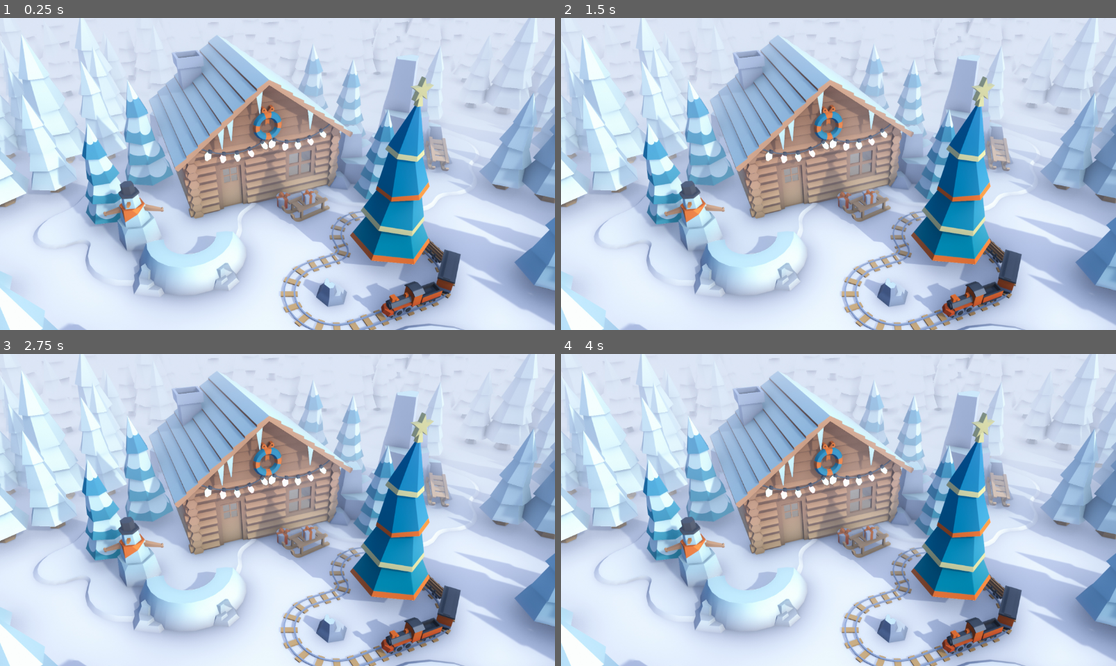
Above: before the commit, frames 1-4 (two rows, left to right).
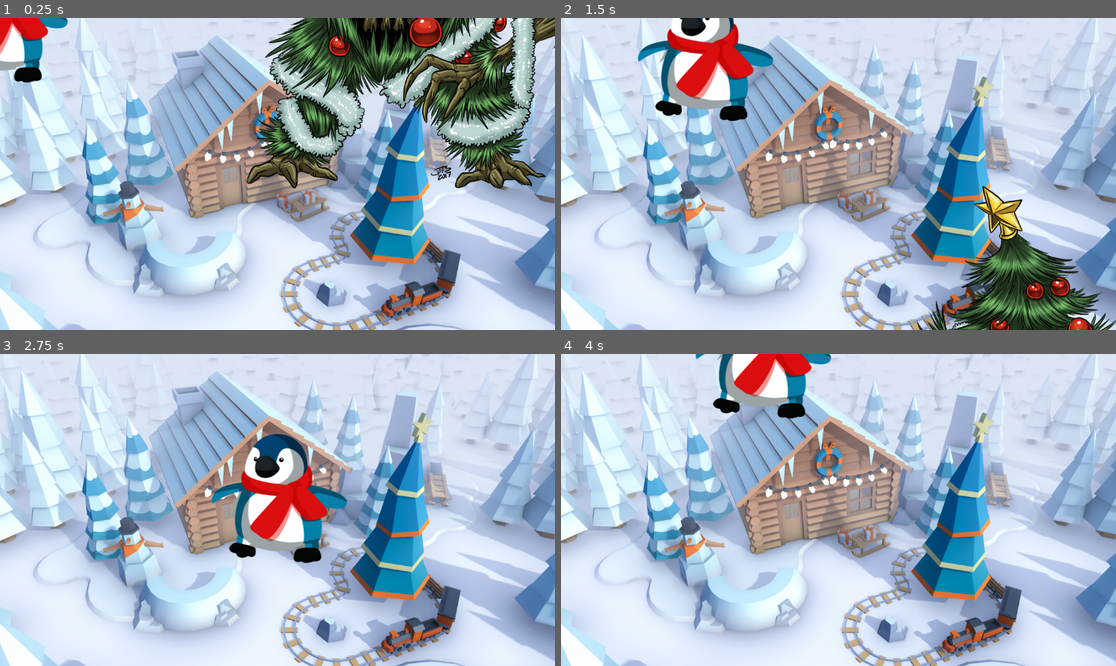
Above: after the commit, the same moments.

Repository: isalng/MIDTERFINAL
Game: Godot game, scene res://world.tscn
Two runs of this game, one before a commit and one after it. Both use one fixed random seed, a clock stepped at 60 frames per second and the inputs below. This scene is started directly instead of the project's main scene.
Inputs:
- Up to frame 1 (0.25 s): no input
- Up to frame 2 (1.5 s): hold D (move_right) 0.53-1.28 s; hold S (move_down) from 1.28 s (still down)
- Up to frame 3 (2.75 s): release S (move_down) at 2.03 s; hold D (move_right) from 2.03 s (still down)
- Up to frame 4 (4 s): release D (move_right) at 2.78 s; hold W (move_up) 2.78-3.53 s; hold A (move_left) from 3.53 s (still down)

The runs differ from the first frame. In frame 1, 21% of the frame differs, in the area x 0-100%, y 0-55%; in frame 2, 11%; in frame 3, 5.5%; in frame 4, 3.0%.

Commit message:
Enemy Scene complete

Diff:
--- /dev/null
+++ b/enemy.tscn
@@ -0,0 +1,15 @@
+[gd_scene load_steps=3 format=3 uid="uid://c137n0ytim001"]
+
+[ext_resource type="Texture2D" uid="uid://clwpo83yorvtm" path="res://assets/enemy.png" id="1_gogwo"]
+
+[sub_resource type="RectangleShape2D" id="RectangleShape2D_cdaku"]
+size = Vector2(792, 1034)
+
+[node name="Enemy" type="RigidBody2D"]
+
+[node name="Sprite2D" type="Sprite2D" parent="."]
+texture = ExtResource("1_gogwo")
+
+[node name="CollisionShape2D" type="CollisionShape2D" parent="."]
+position = Vector2(1, 9)
+shape = SubResource("RectangleShape2D_cdaku")
--- a/world.tscn
+++ b/world.tscn
@@ -1,6 +1,8 @@
-[gd_scene load_steps=2 format=3 uid="uid://duemjd0qhekrw"]
+[gd_scene load_steps=4 format=3 uid="uid://duemjd0qhekrw"]
 
 [ext_resource type="Texture2D" uid="uid://bwmny50vdxvr1" path="res://assets/wallpaperCabin.jpg" id="1_85gfb"]
+[ext_resource type="PackedScene" uid="uid://dq0fts0urfggf" path="res://player.tscn" id="2_48tim"]
+[ext_resource type="PackedScene" uid="uid://c137n0ytim001" path="res://enemy.tscn" id="3_ojce0"]
 
 [node name="World" type="Node2D"]
 
@@ -8,3 +10,8 @@
 scale = Vector2(0.61, 0.61)
 texture = ExtResource("1_85gfb")
 centered = false
+
+[node name="Player" parent="." instance=ExtResource("2_48tim")]
+
+[node name="Enemy" parent="." instance=ExtResource("3_ojce0")]
+position = Vector2(888, -182)
